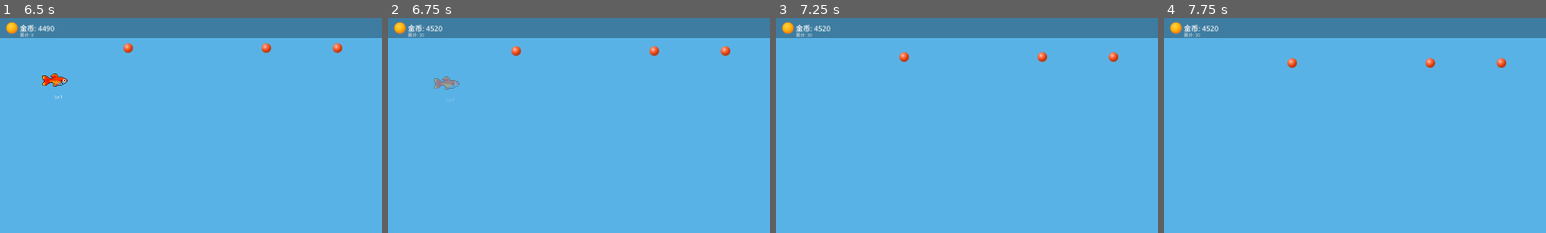
Above: before the commit, frames 1-4 (left to right).
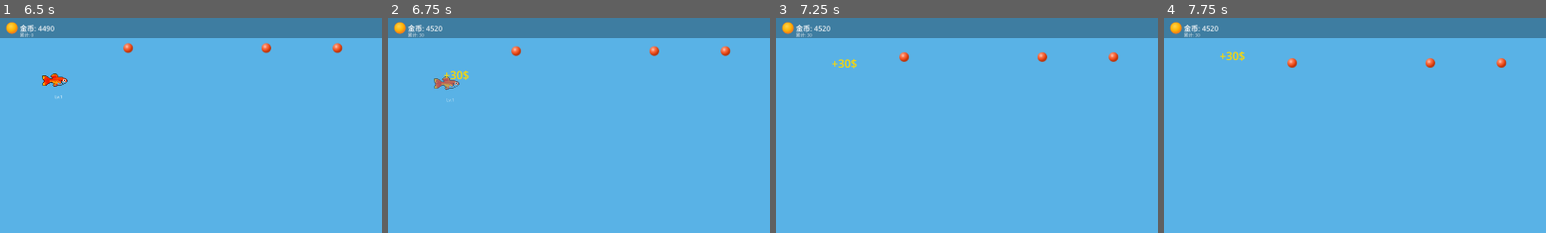
Above: after the commit, the same moments.

Repository: ZhanXuzhao/Deskquarium
Game: Godot game, scene res://main.tscn
Same seed, same stepped clock (60 frames per second), same inputs: the game is played once before the commit and once after it.
Inputs (mouse positions are % of the whole screen's width and height, from its top left):
- Up to frame 1 (6.5 s): click "出售" at 0.5 s; click "菜单" at 1.25 s; click "重新开始游戏" at 2 s; click "商店" at 2.75 s; click "关闭" at 3.5 s; click "喂食" at 4.25 s; click "升级" at 5 s; move the mouse to (6, 12) at 5.77 s; hold Right (ui_right) from 5.78 s (still down); click (6, 12) at 5.92 s
- Up to frame 2 (6.75 s): release Right (ui_right) at 6.5 s; click "出售" at 6.5 s
- Up to frame 3 (7.25 s): no input
- Up to frame 4 (7.75 s): move the mouse to (30, 55) at 7.27 s; hold Left (ui_left) from 7.28 s (still down)
The pictures show only the part of the screen within x 0-50%, y 0-50%; the shares and areas given below are measured in that part.

Frame 1 is identical in both runs. In frame 2, 0.4% of the frame differs, in the area x 12-22%, y 24-34%; in frame 3, 0.2%; in frame 4, 0.2%.

Commit message:
卖鱼时渐变消失并显示 +xx$ 飘字3秒

Diff:
--- a/autoload/save_manager.gd
+++ b/autoload/save_manager.gd
@@ -36,13 +36,15 @@
 	var main := get_tree().current_scene
 	if main and main.has_node("Aquarium/FishContainer"):
 		var container = main.get_node("Aquarium/FishContainer")
-		for fish in container.get_children():
+		for child in container.get_children():
+			if not child is Fish:
+				continue
 			fish_list.append({
-				"species": fish.species,
-				"level": fish.level,
-				"hunger": fish.hunger,
-				"x": fish.position.x,
-				"y": fish.position.y,
+				"species": child.species,
+				"level": child.level,
+				"hunger": child.hunger,
+				"x": child.position.x,
+				"y": child.position.y,
 			})
 	return fish_list
 
--- a/scripts/fish/fish.gd
+++ b/scripts/fish/fish.gd
@@ -219,9 +219,31 @@
 	Global.fish_count -= 1
 	Global.fish_sold.emit(self, price)
 	Global.save_dirty = true
+
+	_show_sell_label(price)
+
 	var tween := create_tween()
-	tween.tween_property(self, "modulate:a", 0.0, 0.3)
+	tween.tween_property(self, "modulate:a", 0.0, 0.5)
 	tween.tween_callback(queue_free)
+
+
+func _show_sell_label(price: int) -> void:
+	var label := Label.new()
+	label.text = "+%d$" % price
+	label.add_theme_color_override("font_color", Color(1, 0.85, 0, 1))
+	label.add_theme_font_size_override("font_size", 28)
+	label.horizontal_alignment = HORIZONTAL_ALIGNMENT_CENTER
+	label.position = global_position - Vector2(0, 20)
+	label.z_index = 100
+
+	get_parent().add_child(label)
+
+	var tween := label.create_tween()
+	tween.set_trans(Tween.TRANS_CUBIC)
+	tween.set_ease(Tween.EASE_OUT)
+	tween.tween_property(label, "position", label.position + Vector2(0, -80), 3.0)
+	tween.tween_property(label, "modulate:a", 0.0, 0.5).set_delay(2.5)
+	tween.tween_callback(label.queue_free)
 
 
 func _check_auto_sell() -> void:
